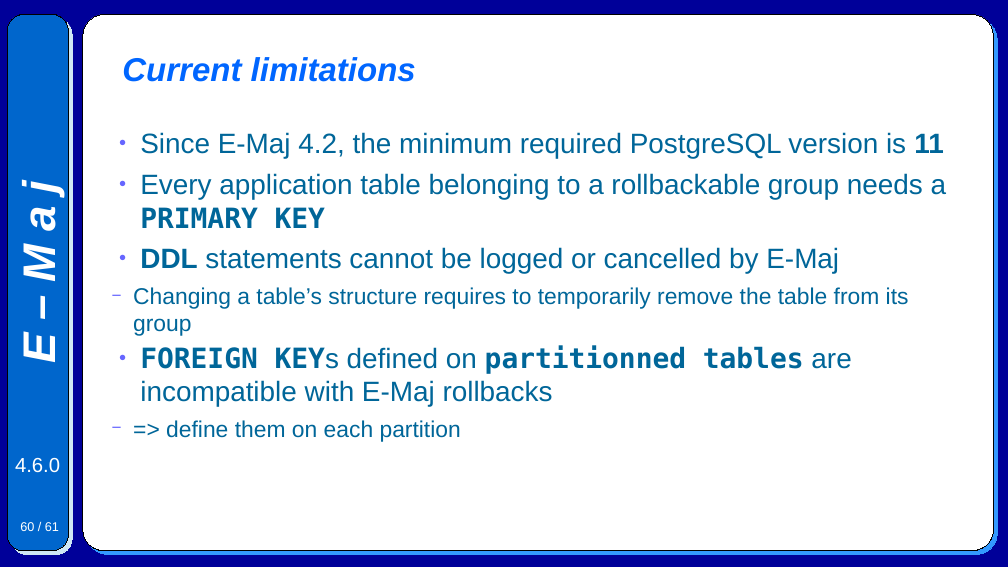
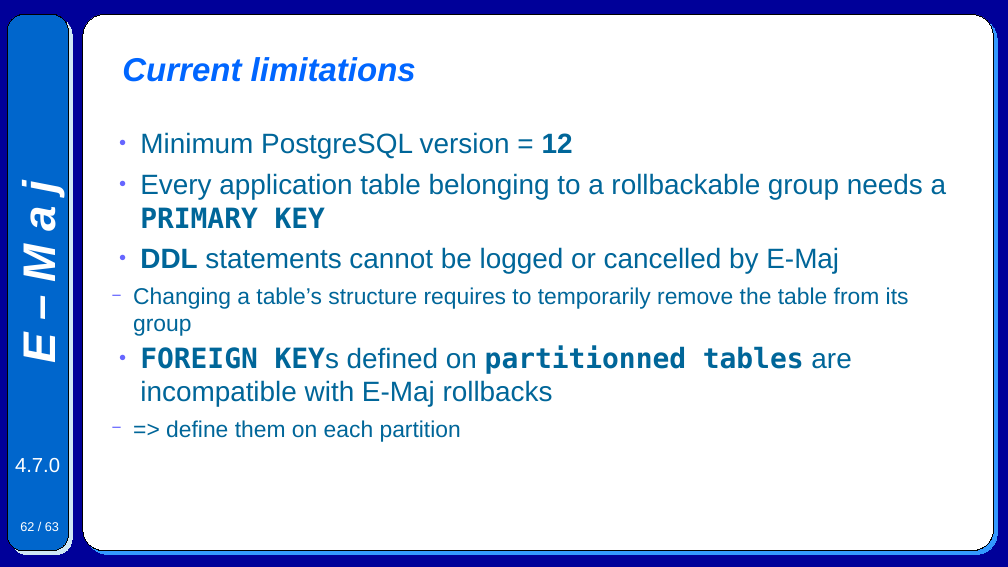
Before and after one commit to beaud76/emaj_doc, a slide deck: slide 62 of Emaj.devel_pres_en.odp (slide 60 before the commit). Drawn at 1008x567 pixels with LibreOffice and Linux fonts; fonts in the diff are those of the drawing. Boxes give left, top, right and bottom in pixels: in the first picture for what was removed or moved away, otherwise in the second. Text is boxed around its words. In the diff, an @@ line names an element or a change of style, - is before the commit and + after.

```diff
--- a/Emaj.devel_pres_en.odp
+++ b/Emaj.devel_pres_en.odp
@@ text at bbox=[140, 132, 573, 159]: text changed @@
-● Since E-Maj 4.2, the minimum required PostgreSQL version is 11
+● Minimum PostgreSQL version = 12
@@ text at bbox=[15, 458, 60, 473]: text changed @@
-4.6.0
+4.7.0
@@ page number at bbox=[20, 522, 59, 531]: text changed @@
-60 / 61
+62 / 63
```
Also in this commit, not shown: 56 other slides changed, 2 slides added, 24 other files.
